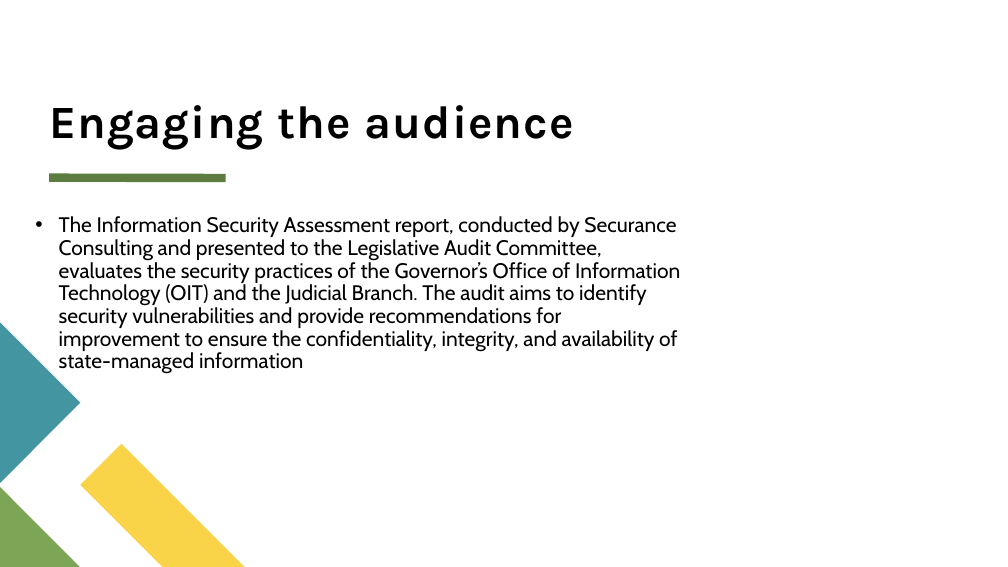
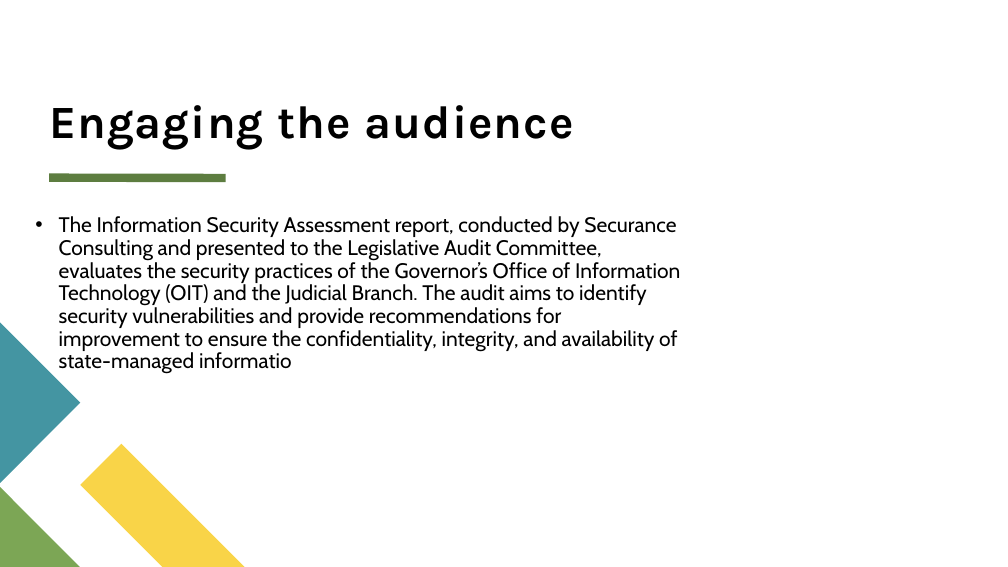
Before and after one commit to hemanthvulchi/LLMWorkflow, a slide deck: slide 4 of documents/Basic presentation.pptx. Drawn at 1008x567 pixels with LibreOffice and Linux fonts; fonts in the diff are those of the drawing. Boxes give left, top, right and bottom in pixels: in the first picture for what was removed or moved away, otherwise in the second. Text is boxed around its words. In the diff, an @@ line names an element or a change of style, - is before the commit and + after.

```diff
--- a/documents/Basic presentation.pptx
+++ b/documents/Basic presentation.pptx
@@ text at <box>59,216,680,374</box>: text changed @@
-• The Information Security Assessment report, conducted by Securance Consulting and presented to the Legislative Audit Committee, evaluates the security practices of the Governor’s Office of Information Technology (OIT) and the Judicial Branch. The audit aims to identify security vulnerabilities and provide recommendations for improvement to ensure the confidentiality, integrity, and availability of state-managed information
+• The Information Security Assessment report, conducted by Securance Consulting and presented to the Legislative Audit Committee, evaluates the security practices of the Governor’s Office of Information Technology (OIT) and the Judicial Branch. The audit aims to identify security vulnerabilities and provide recommendations for improvement to ensure the confidentiality, integrity, and availability of state-managed informatio
```
Also in this commit, not shown: 25 other files.
